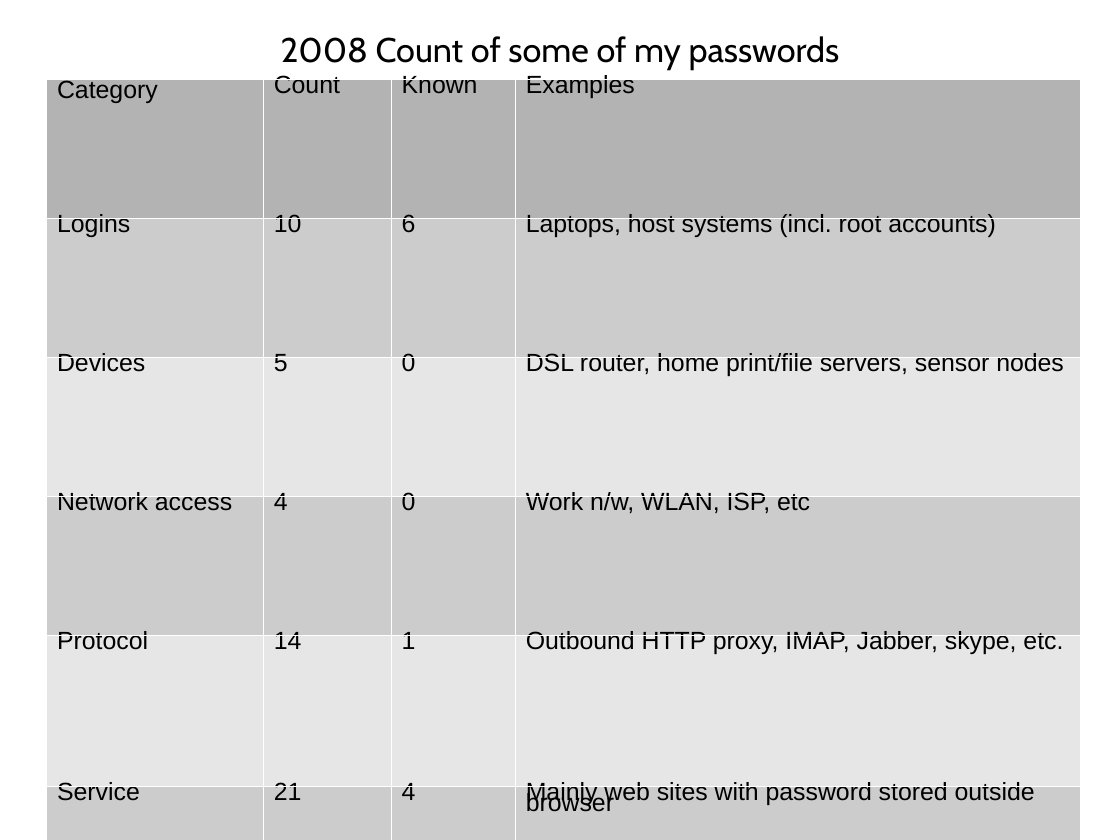
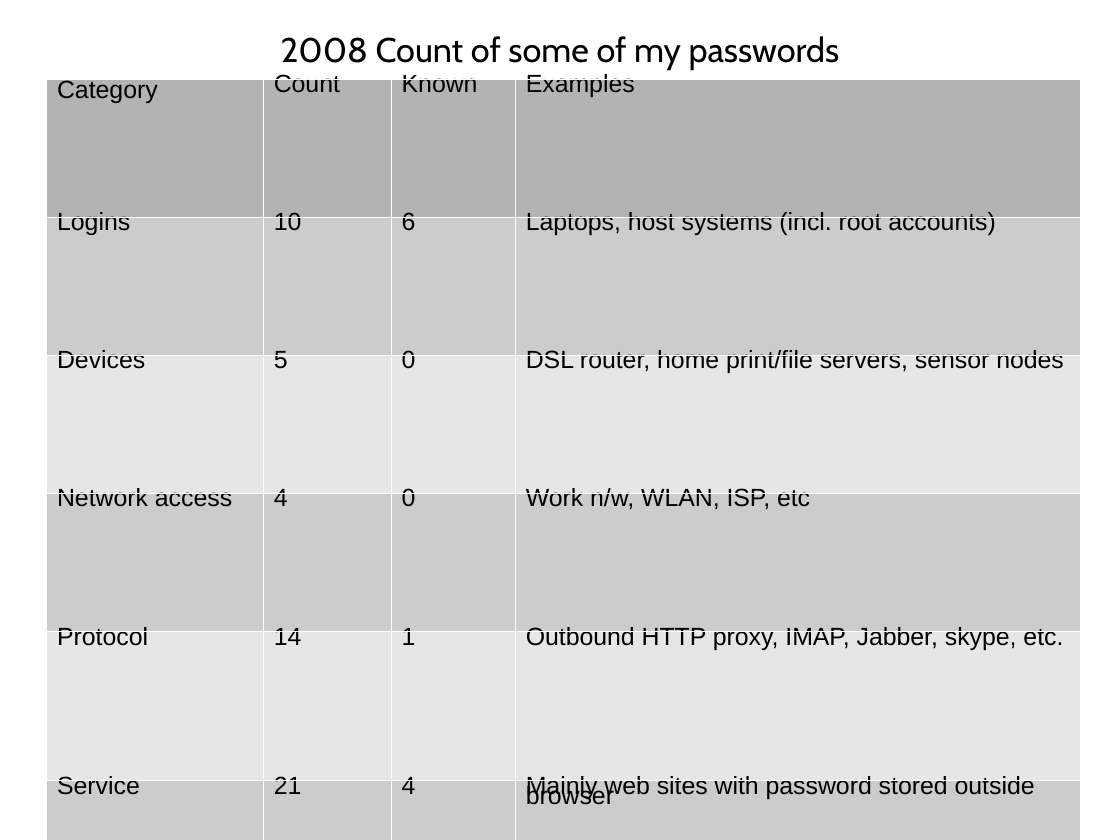
Before and after one commit to sftcd/cs7053, a slide deck: slide 55 of 2016lectures/02-concepts.ppt (slide 53 before the commit). Drawn at 1120x840 pixels with LibreOffice and Linux fonts; fonts in the diff are those of the drawing. Boxes give left, top, right and bottom in pixels: in the first picture for what was removed or moved away, otherwise in the second. Text is boxed around its words. In the diff, an @@ line names an element or a change of style, - is before the commit and + after.

```diff
--- a/2016lectures/02-concepts.ppt
+++ b/2016lectures/02-concepts.ppt
@@ table at bbox=[46, 78, 1080, 840] @@
@@ line spacing 0.66 to 0.62 @@
@@ line spacing 0.4 to 0.37 @@
```
Also in this commit, not shown: 26 other slides changed, 2 slides added, 3 other files.
